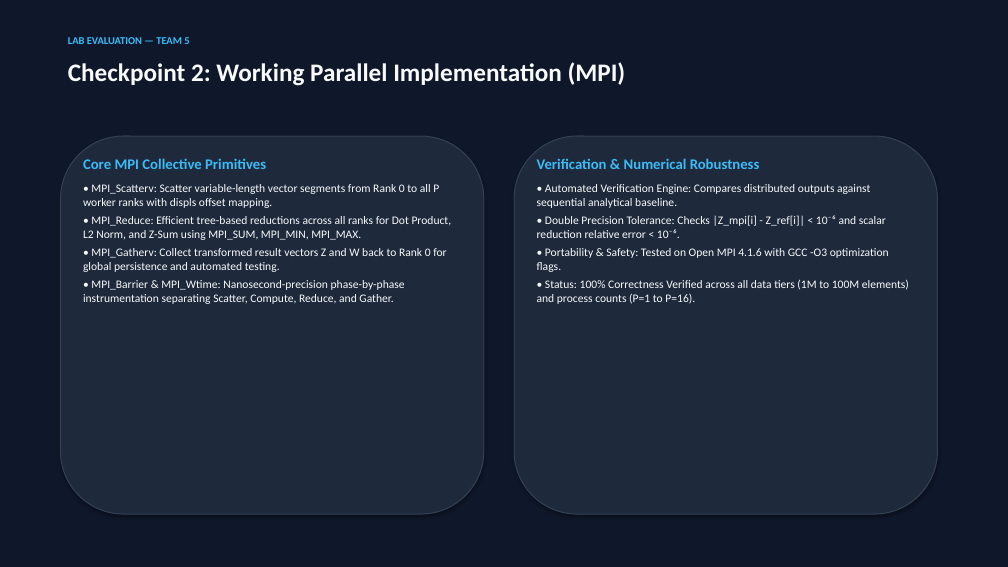
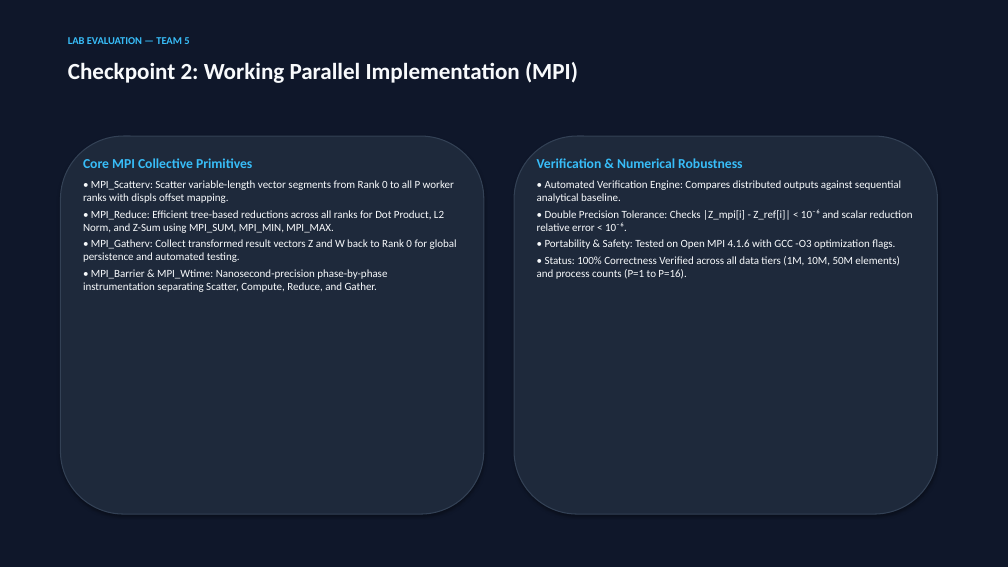
Before and after one commit to akaraj187/distributed-vector-processing-parallel-computing, a slide deck: slide 4 of presentation/Distributed_Vector_Processing_Lab_Evaluation.pptx. Drawn at 1008x567 pixels with LibreOffice and Linux fonts; fonts in the diff are those of the drawing. Boxes give left, top, right and bottom in pixels: in the first picture for what was removed or moved away, otherwise in the second. Text is boxed around its words. In the diff, an @@ line names an element or a change of style, - is before the commit and + after.

Commit message:
docs: add verified terminal output screenshots and align machine specs with actual Intel i5-5300U dual-core quad-thread hardware

```diff
--- a/presentation/Distributed_Vector_Processing_Lab_Evaluation.pptx
+++ b/presentation/Distributed_Vector_Processing_Lab_Evaluation.pptx
@@ text "Checkpoint 2: Working Parallel Implementation ..." at (x1=68, y1=62, x2=578, y2=83): size 24 to 22 pt @@
@@ text "Core MPI Collective Primitives" at (x1=83, y1=158, x2=457, y2=292): size 14 to 13 pt in "Core MPI Collective Primitives"; size 11 to 10.5 pt; less space between paragraphs @@
@@ text at (x1=537, y1=158, x2=913, y2=249): size 14 to 13 pt in "Verification & Numerical Robustness"; size 11 to 10.5 pt in "• Automated Verification Engine: Compares distributed output ...", "• Double Precision Tolerance: Checks |Z_mpi[i] - ...", "• Portability & Safety: Tested on Open ..."; less space between paragraphs @@
@@ text at (x1=537, y1=256, x2=900, y2=279): text changed; size 11 to 10.5 pt @@
-• Status: 100% Correctness Verified across all data tiers (1M to 100M elements) and process counts (P=1 to P=16).
+• Status: 100% Correctness Verified across all data tiers (1M, 10M, 50M elements) and process counts (P=1 to P=16).
```
Also in this commit, not shown: 9 other slides changed, 1 slide added, 9 other files.
